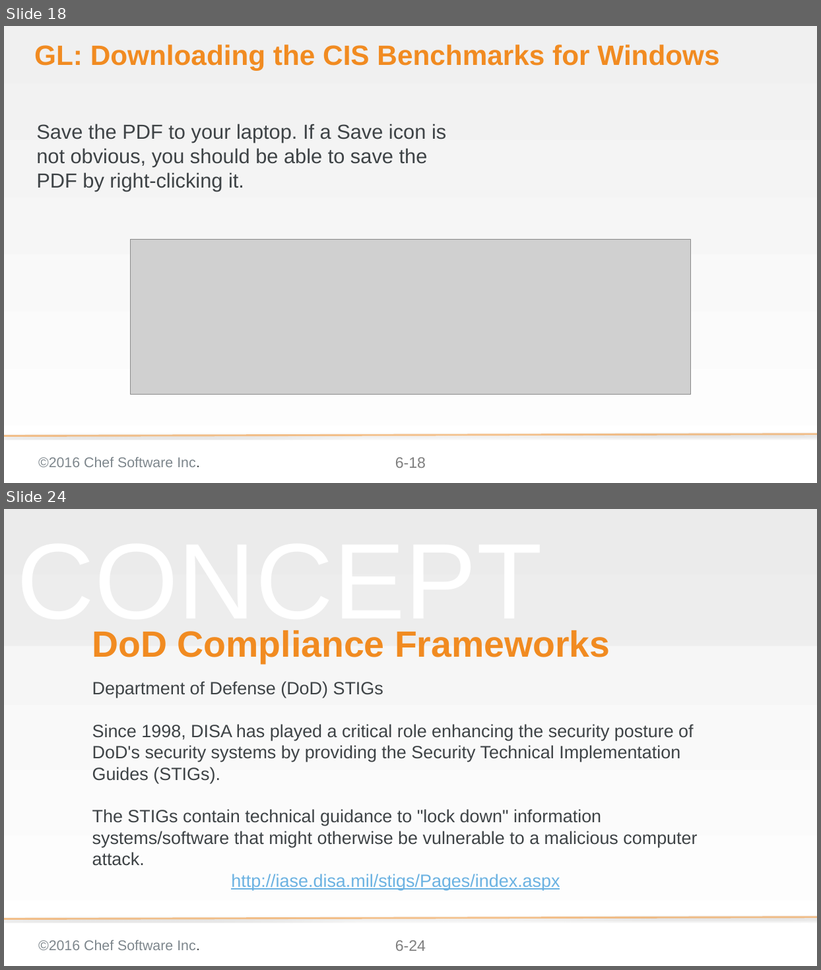
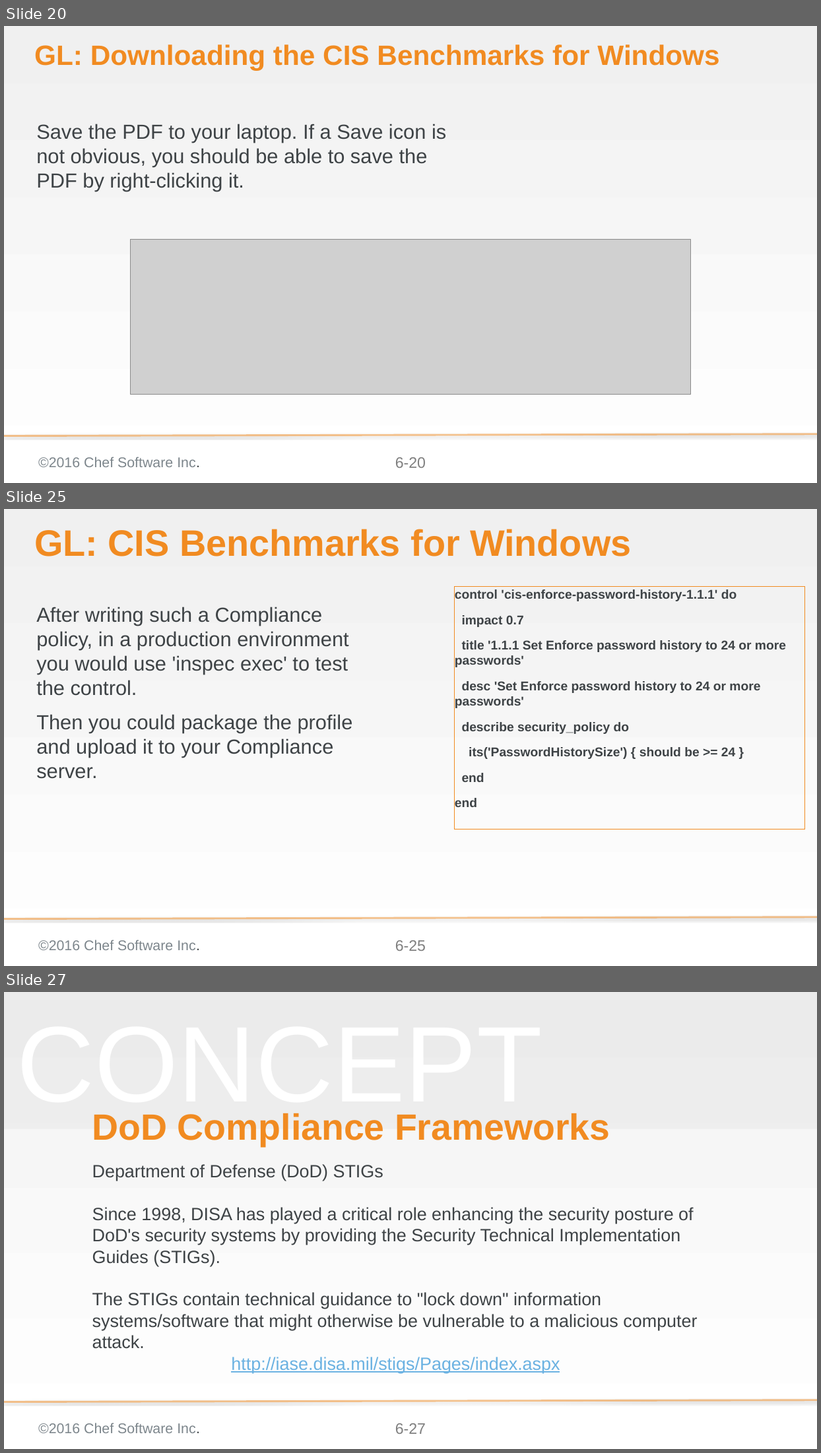
Before and after one commit to bchamby/chef-compliance-installation-configuration-operation, a slide deck: 06-compliance-frameworks-inspec.pptx. Shown one above the other, each under a label of ours: slides 18 and 24 before the commit, slides 20, 25 and 27 after it; the slides between them are not shown. The pictures are 821x970 and 821x1453 pixels, drawn with LibreOffice and Linux fonts; fonts in the diff are those of the drawing; grey boxes stand for pictures; background and template pictures are left out. Boxes give left, top, right and bottom in pixels: in the first picture for what was removed or moved away, otherwise in the second. Text is boxed around its words. In the diff, an @@ line names an element or a change of style, - is before the commit and + after.

Commit message:
06-compliance-frameworks-inspec Finished CIS group lab and wrote DoD group lab

```diff
--- a/06-compliance-frameworks-inspec.pptx
+++ b/06-compliance-frameworks-inspec.pptx
@@ slide 25 added at bbox=[4, 509, 817, 966], background gradient #F0F0F0 to #FFFFFF; not listed: 3 template elements that a slide beside it also shows @@
@@ title added at bbox=[34, 529, 631, 557], 58 pt, text #F18B21, bold @@
+GL: CIS Benchmarks for Windows
@@ rectangle added at bbox=[455, 587, 805, 830], outline #F18B21 0.75 pt, 20 pt, text #3E4346, bold @@
+control 'cis-enforce-password-history-1.1.1' do
+impact 0.7
+title '1.1.1 Set Enforce password history to 24 or more passwords'
+desc 'Set Enforce password history to 24 or more passwords'
+describe security_policy do
+its('PasswordHistorySize') { should be >= 24 }
+end
+end
@@ text added at bbox=[36, 607, 353, 779], 32 pt, text #3E4346 @@
+After writing such a Compliance policy, in a production environment you would use 'inspec exec' to test the control.
+Then you could package the profile and upload it to your Compliance server.
@@ what was slide 18 is now slide 20 @@
@@ page number at bbox=[395, 458, 426, 468]: text changed @@
-6-18
+6-20
@@ what was slide 24 is now slide 27 @@
@@ page number at bbox=[395, 1424, 426, 1434]: text changed @@
-6-24
+6-27
```
Also in this commit, not shown: 10 slides changed, 12 other slides added, 1 slide removed.
